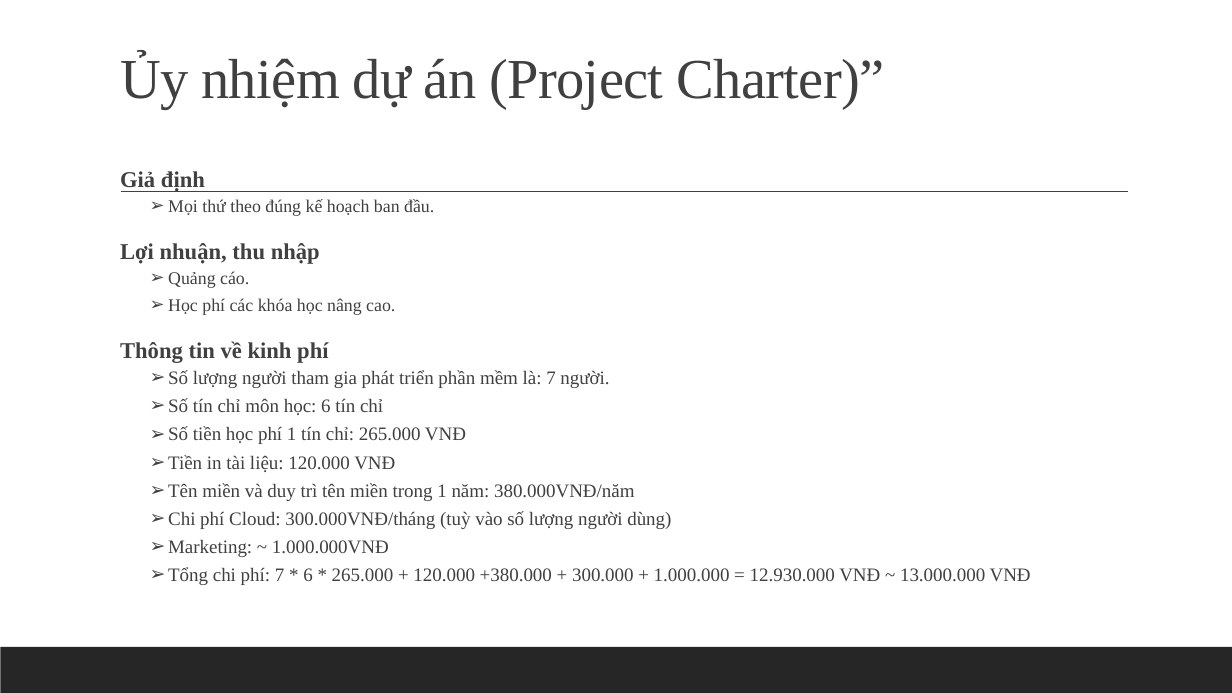
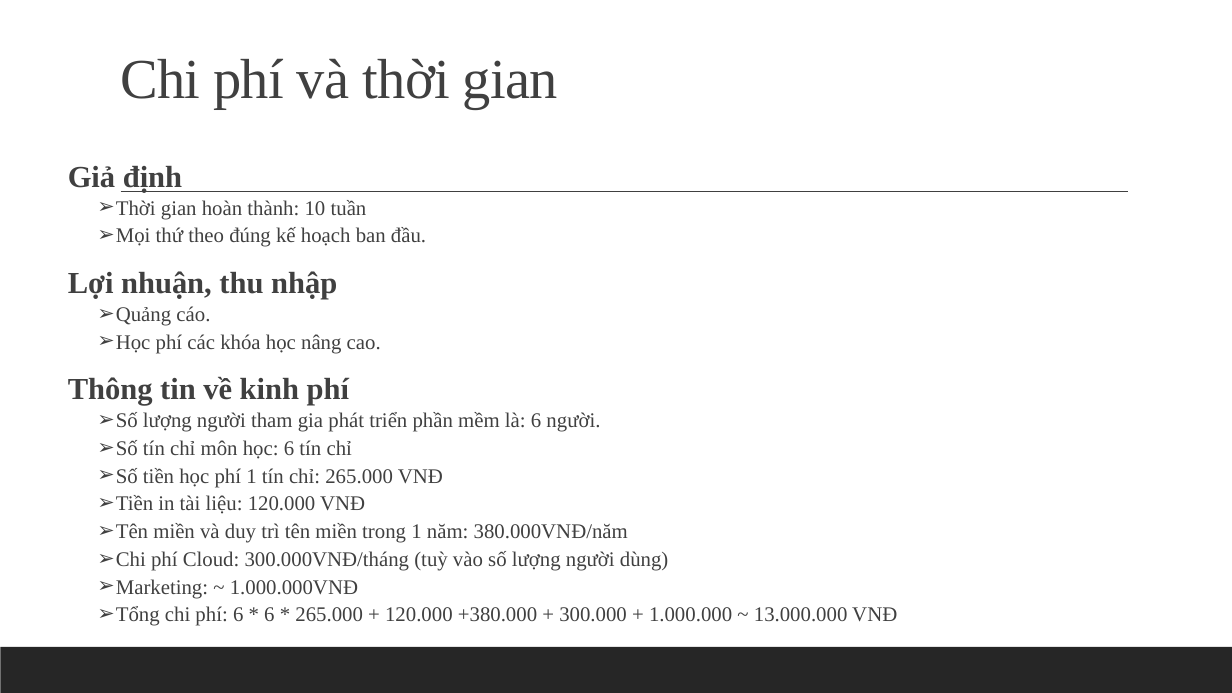
Before and after one commit to huynhquangminh/18HCB_QuanLyQuyTrinhPhanMem, a slide deck: slide 37 of Documents/TongHop/BaoCaoTrcDuAn/Nhom_3_Tuan_2.pptx (slide 44 before the commit). Drawn at 1232x693 pixels with LibreOffice and Linux fonts; fonts in the diff are those of the drawing. Boxes give left, top, right and bottom in pixels: in the first picture for what was removed or moved away, otherwise in the second. Text is boxed around its words. In the diff, an @@ line names an element or a change of style, - is before the commit and + after.

```diff
--- a/Documents/TongHop/BaoCaoTrcDuAn/Nhom_3_Tuan_2.pptx
+++ b/Documents/TongHop/BaoCaoTrcDuAn/Nhom_3_Tuan_2.pptx
@@ title at [120,58,558,109]: text changed @@
-Ủy nhiệm dự án (Project Charter)”
+Chi phí và thời gian
@@ text "Giả định": place and size @@
-text "Giả định" at [120,171,1031,585]
+text "Giả định" at [68,166,897,626]
@@ text at [68,166,669,599]: size 17.6 to 23.8 pt in "Giả định", "Lợi nhuận, thu nhập", "Thông tin về kinh phí"; size 13.9 to 16.2 pt in "Mọi thứ theo đúng kế hoạch ban ...", "Quảng cáo.", "Học phí các khóa học nâng cao."; size 14.8 to 16.2 pt in "Số tín chỉ môn học: 6 tín ...", "Số tiền học phí 1 tín chỉ: ...", "Tiền in tài liệu: 120.000 VNĐ", "Tên miền và duy trì tên miền ..." and 2 more places; line spacing 1 to 0.9; line spacing 0.9 to 0.8 @@
@@ text at [116,200,367,220]: paragraph added @@
+    ➢ Thời gian hoàn thành: 10 tuần
@@ text at [116,412,600,432]: text changed; size 14.8 to 16.2 pt @@
-    ➢ Số lượng người tham gia phát triển phần mềm là: 7 người.
+    ➢ Số lượng người tham gia phát triển phần mềm là: 6 người.
@@ text at [116,606,897,626]: text changed; size 14.8 to 16.2 pt @@
-    ➢ Tổng chi phí: 7 * 6 * 265.000 + 120.000 +380.000 + 300.000 + 1.000.000 = 12.930.000 VNĐ ~ 13.000.000 VNĐ
+    ➢ Tổng chi phí: 6 * 6 * 265.000 + 120.000 +380.000 + 300.000 + 1.000.000 ~ 13.000.000 VNĐ
```
Also in this commit, not shown: 15 other slides changed, 1 slide added, 7 slides removed, 6 other files.
